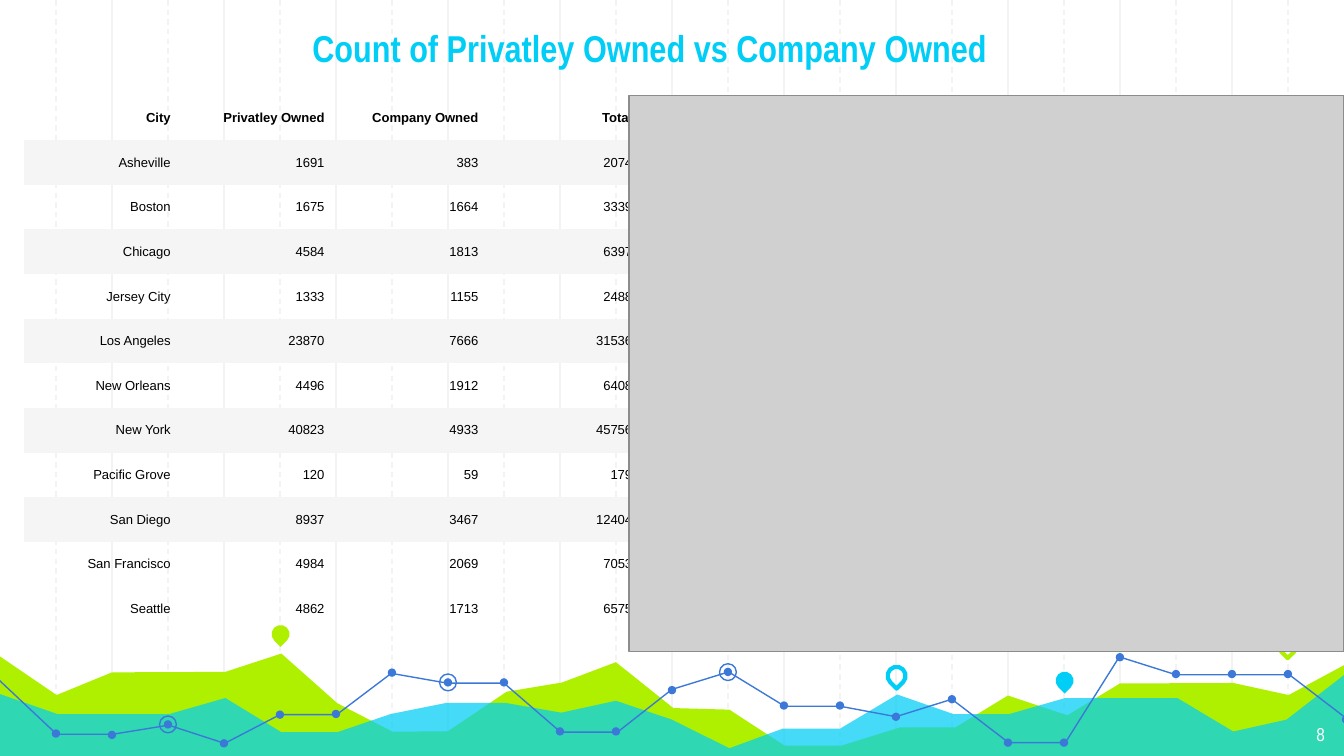
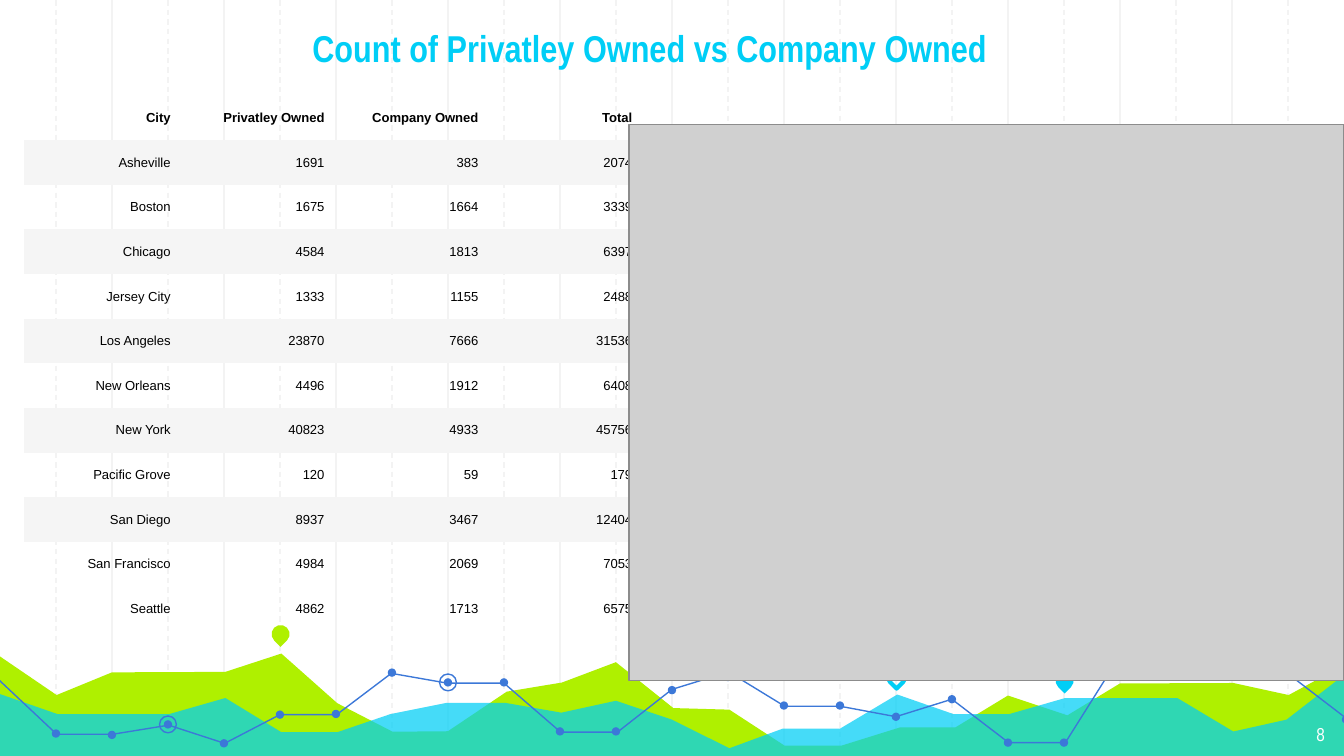
Before and after one commit to GT-Project1-A1/AirBNB, a slide deck: slide 8 of PPT_slides/Josh_slides.pptx. Drawn at 1344x756 pixels with LibreOffice and Linux fonts; fonts in the diff are those of the drawing; grey boxes stand for pictures. Boxes give left, top, right and bottom in pixels: in the first picture for what was removed or moved away, otherwise in the second. Text is boxed around its words. In the diff, an @@ line names an element or a change of style, - is before the commit and + after.

```diff
--- a/PPT_slides/Josh_slides.pptx
+++ b/PPT_slides/Josh_slides.pptx
@@ picture: place and size @@
-picture at [629,95,1344,652]
+picture at [629,125,1344,681]
@@ teardrop removed at [1275,632,1299,657] @@
@@ group removed at [724,653,1292,677]: 5 ellipses @@
```
Also in this commit, not shown: 8 other files.
